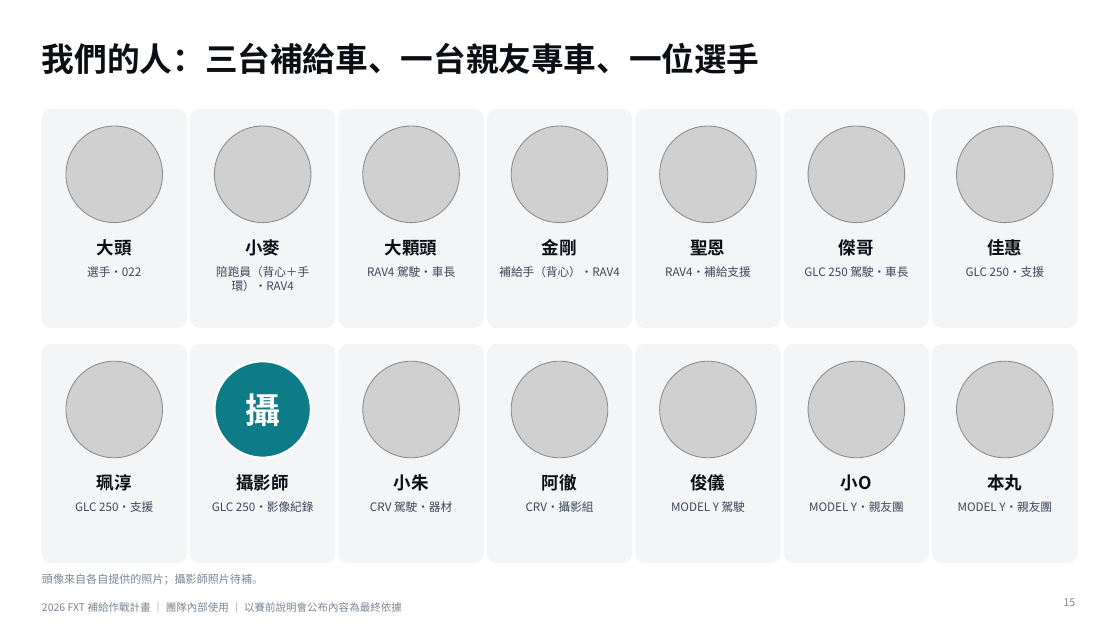
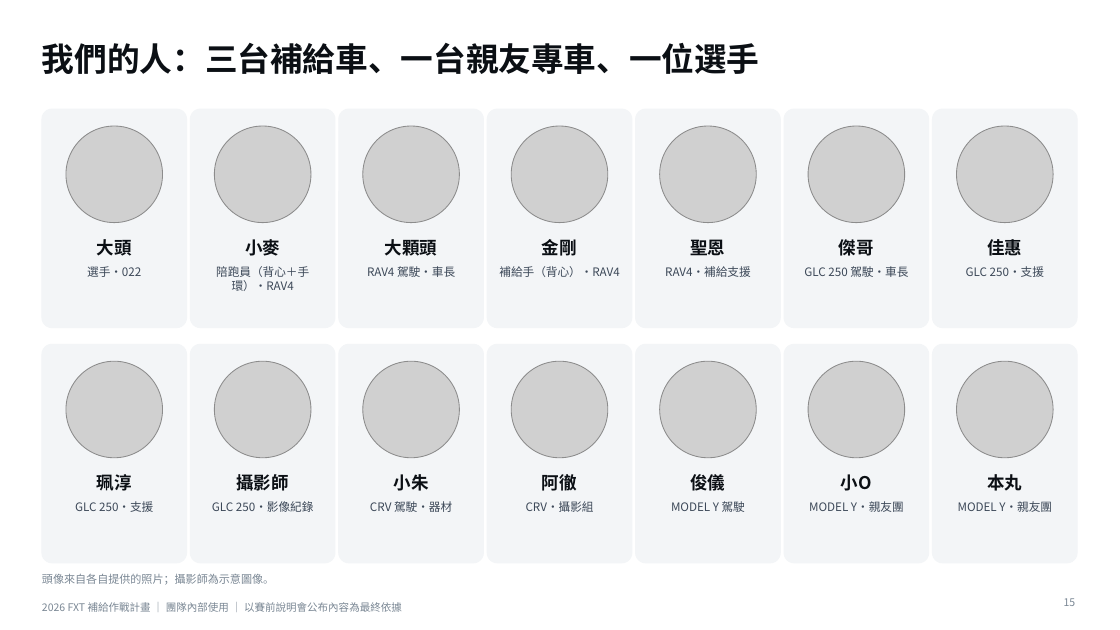
Before and after one commit to powermovebboy-sys/Race-site, a slide deck: slide 15 of deck/2026_FXT_補給作戰計畫.pptx. Drawn at 1120x630 pixels with LibreOffice and Linux fonts; fonts in the diff are those of the drawing; grey boxes stand for pictures. Boxes give left, top, right and bottom in pixels: in the first picture for what was removed or moved away, otherwise in the second. Text is boxed around its words. In the diff, an @@ line names an element or a change of style, - is before the commit and + after.

```diff
--- a/deck/2026_FXT_補給作戰計畫.pptx
+++ b/deck/2026_FXT_補給作戰計畫.pptx
@@ ellipse removed at bbox=[214, 361, 311, 458] @@
@@ picture added at bbox=[214, 361, 311, 458] @@
@@ text removed at bbox=[245, 388, 280, 433] @@
-攝
@@ text at bbox=[42, 574, 274, 585]: text changed @@
-頭像來自各自提供的照片；攝影師照片待補。
+頭像來自各自提供的照片；攝影師為示意圖像。
```
Also in this commit, not shown: 4 other files.
